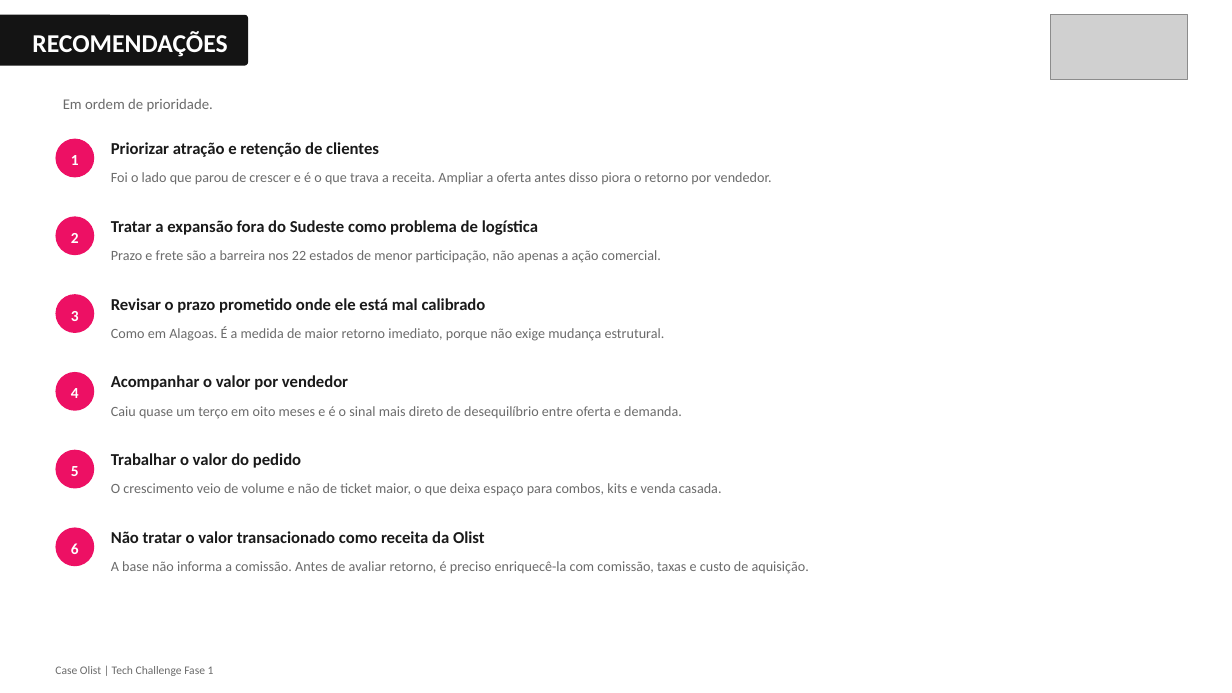
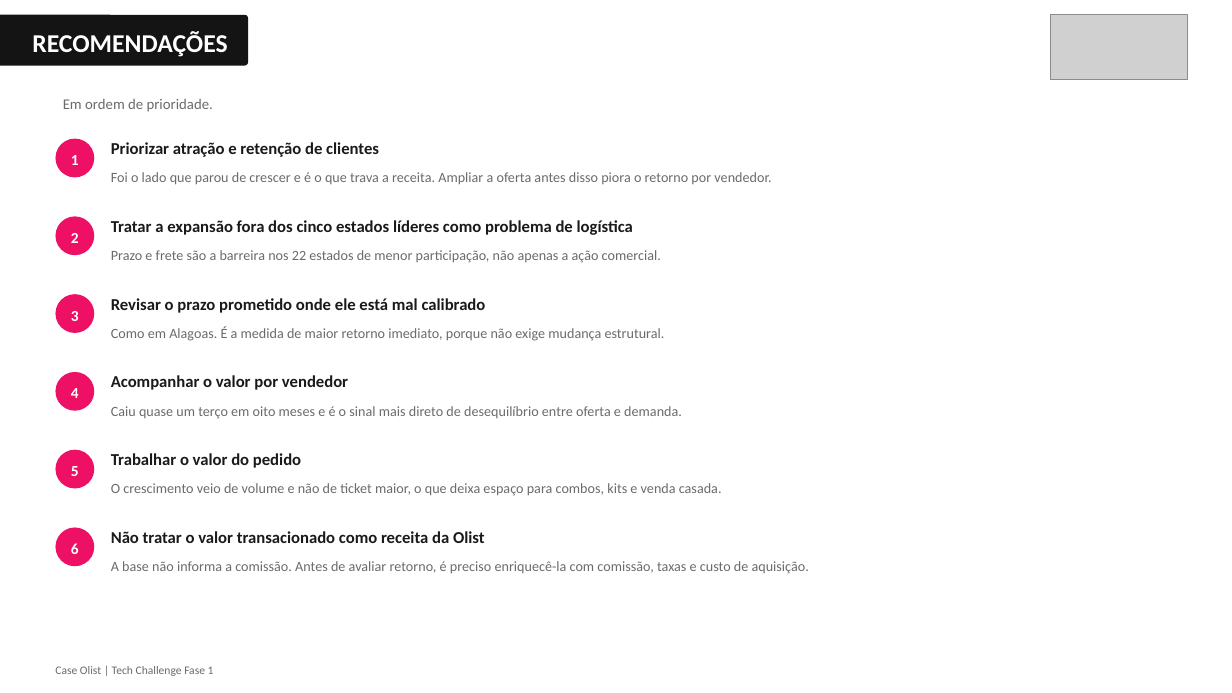
Before and after one commit to evanioac-web/tech-challenge-fase1-olist, a slide deck: slide 17 of reports/apresentacao_crescimento_receita.pptx. Drawn at 1232x693 pixels with LibreOffice and Linux fonts; fonts in the diff are those of the drawing; grey boxes stand for pictures. Boxes give left, top, right and bottom in pixels: in the first picture for what was removed or moved away, otherwise in the second. Text is boxed around its words. In the diff, an @@ line names an element or a change of style, - is before the commit and + after.

Commit message:
Corrige a generalizacao geografica de 'fora do Sudeste' para 'fora dos cinco estados lideres' no relatorio, apresentacao, notebook e achados

```diff
--- a/reports/apresentacao_crescimento_receita.pptx
+++ b/reports/apresentacao_crescimento_receita.pptx
@@ text at (x1=111, y1=220, x2=633, y2=235): text changed @@
-Tratar a expansão fora do Sudeste como problema de logística
+Tratar a expansão fora dos cinco estados líderes como problema de logística
```
Also in this commit, not shown: 5 other files.
